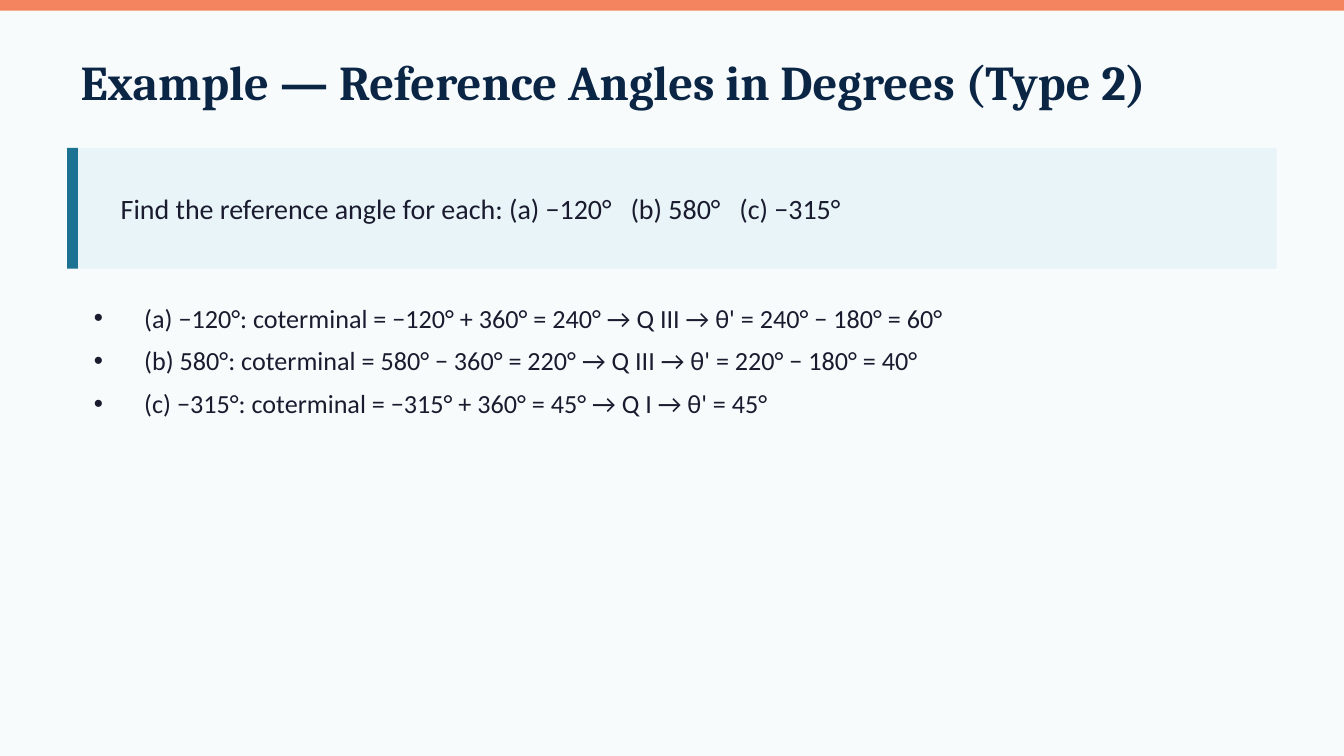
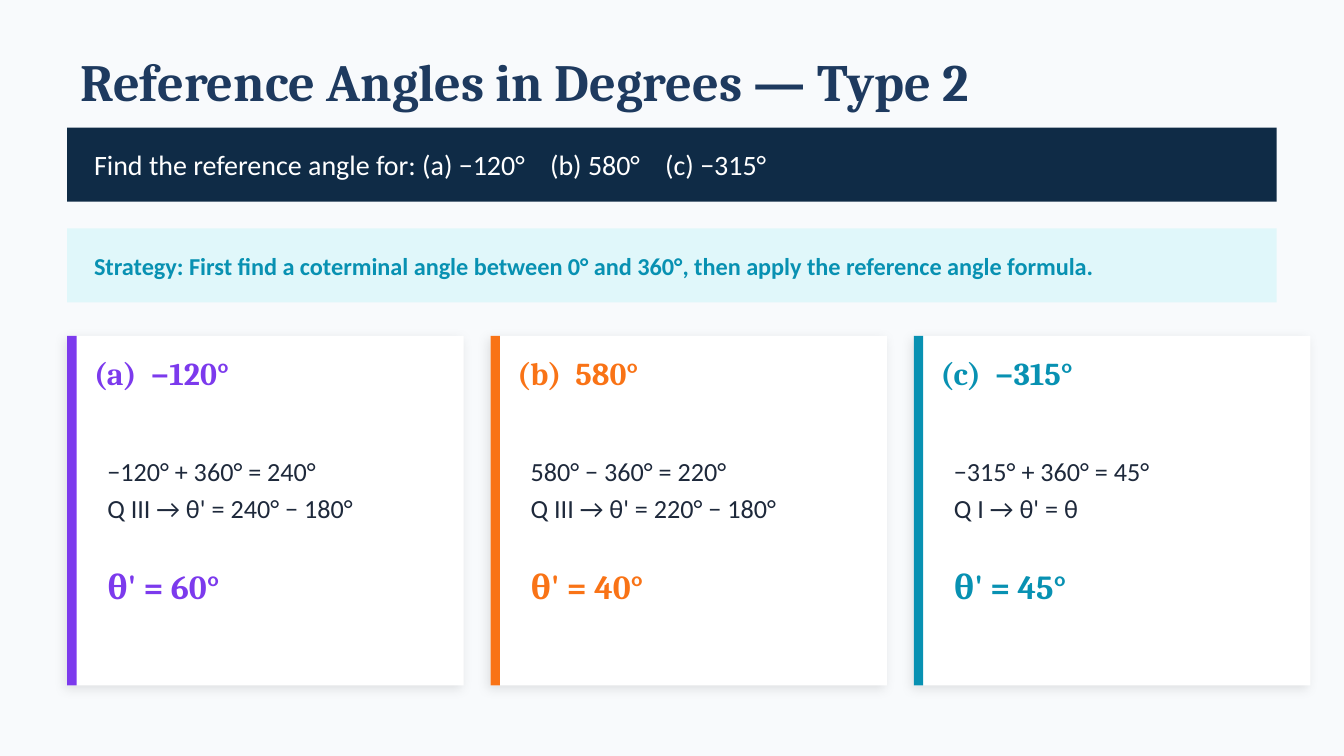
Before and after one commit to andrewhvolk/andrewhvolk.github.io, a slide deck: slide 8 of slides/Math130Unit3B.pptx (slide 9 before the commit). Drawn at 1344x756 pixels with LibreOffice and Linux fonts; fonts in the diff are those of the drawing. Boxes give left, top, right and bottom in pixels: in the first picture for what was removed or moved away, otherwise in the second. Text is boxed around its words. In the diff, an @@ line names an element or a change of style, - is before the commit and + after.

```diff
--- a/slides/Math130Unit3B.pptx
+++ b/slides/Math130Unit3B.pptx
@@ background #F7FBFC to #F8FAFC @@
@@ rectangle removed at [0, 0, 1344, 11] @@
@@ text at [81, 64, 969, 113]: text changed; size 26 to 28 pt; text colour #0B2545 to #1E3A5F @@
-Example — Reference Angles in Degrees (Type 2)
+Reference Angles in Degrees — Type 2
@@ rectangle: place and size @@
-rectangle at [67, 148, 1277, 269]
+rectangle at [67, 128, 1277, 202]
@@ rectangle at [67, 128, 1277, 202]: fill #E8F4F8 to #0F2B46 @@
@@ rectangle removed at [67, 148, 78, 269] @@
@@ text at [94, 154, 766, 180]: text changed; text colour #1B1B2F to #FFFFFF @@
-Find the reference angle for each: (a) −120° (b) 580° (c) −315°
+Find the reference angle for: (a) −120° (b) 580° (c) −315°
@@ rectangle added at [67, 228, 1277, 302], fill #E0F7FA @@
@@ text added at [94, 258, 1093, 279], 13 pt, text #0891B2, bold @@
+Strategy: First find a coterminal angle between 0° and 360°, then apply the reference angle formula.
@@ text removed at [144, 309, 942, 417] @@
-• (a) −120°: coterminal = −120° + 360° = 240° → Q III → θ' = 240° − 180° = 60°
-• (b) 580°: coterminal = 580° − 360° = 220° → Q III → θ' = 220° − 180° = 40°
-• (c) −315°: coterminal = −315° + 360° = 45° → Q I → θ' = 45°
@@ rectangle added at [67, 336, 464, 685], fill #FFFFFF @@
@@ rectangle added at [67, 336, 77, 685], fill #7C3AED @@
@@ rectangle added at [491, 336, 887, 685], fill #FFFFFF @@
@@ rectangle added at [491, 336, 500, 685], fill #F97316 @@
@@ rectangle added at [914, 336, 1310, 685], fill #FFFFFF @@
@@ rectangle added at [914, 336, 923, 685], fill #0891B2 @@
@@ text added at [94, 362, 229, 390], 17 pt, text #7C3AED, bold @@
+(a) −120°
@@ text added at [517, 362, 638, 390], 17 pt, text #F97316, bold @@
+(b) 580°
@@ text added at [941, 362, 1073, 390], 17 pt, text #0891B2, bold @@
+(c) −315°
@@ text added at [107, 463, 353, 600], 14 pt, text #1E293B @@
+−120° + 360° = 240°
+Q III → θ' = 240° − 180°
+θ' = 60°
@@ text added at [531, 463, 776, 600], 14 pt, text #1E293B @@
+580° − 360° = 220°
+Q III → θ' = 220° − 180°
+θ' = 40°
@@ text added at [954, 463, 1149, 600], 14 pt, text #1E293B @@
+−315° + 360° = 45°
+Q I → θ' = θ
+θ' = 45°
```
Also in this commit, not shown: 12 other slides changed, 8 slides added, 8 slides removed, 8 other files.
